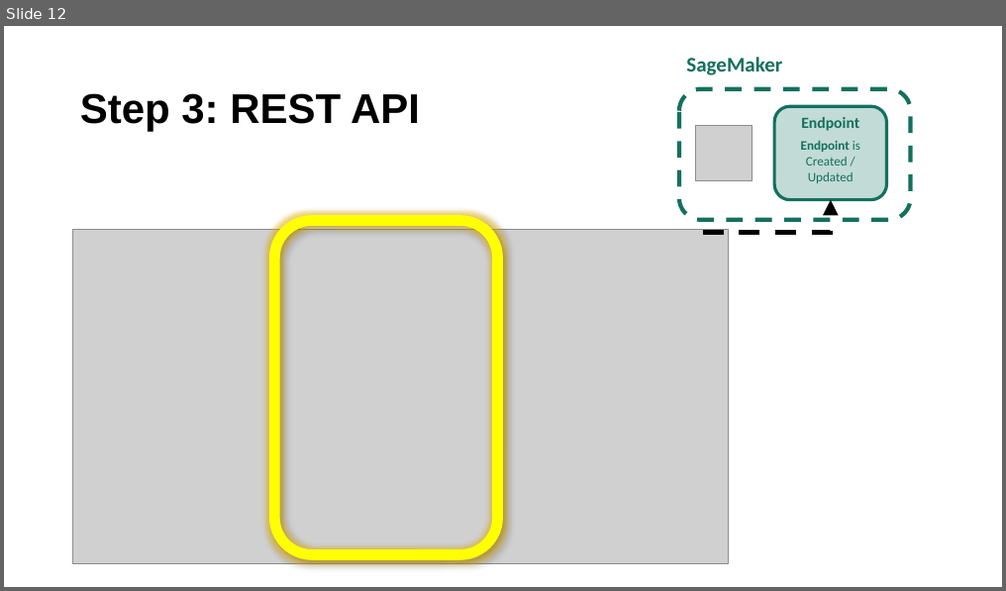
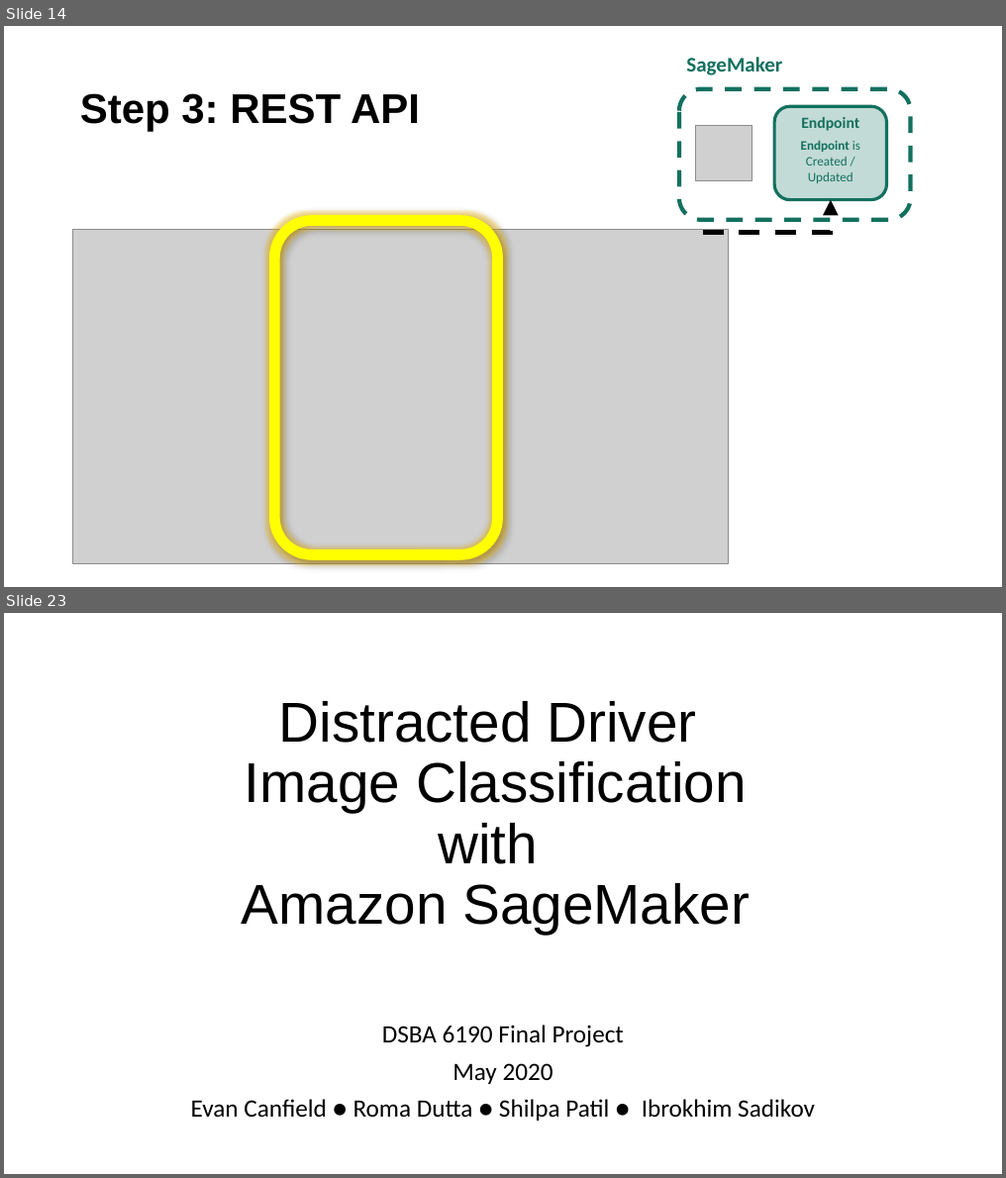
Before and after one commit to DSBA-6190-Final-Project-Team/DSBA-6190_Final-Project, a slide deck: presentation/Final Video Presentation.pptx. Shown one above the other, each under a label of ours: slide 12 before the commit, slides 14 and 23 after it; the slides between them are not shown. The pictures are 1006x591 and 1006x1178 pixels, drawn with LibreOffice and Linux fonts; fonts in the diff are those of the drawing; grey boxes stand for pictures. Boxes give left, top, right and bottom in pixels: in the first picture for what was removed or moved away, otherwise in the second. Text is boxed around its words. In the diff, an @@ line names an element or a change of style, - is before the commit and + after.

```diff
--- a/presentation/Final Video Presentation.pptx
+++ b/presentation/Final Video Presentation.pptx
@@ slide 23 added at (4,613,1002,1174), background #FFFFFF @@
@@ title added at (242,701,749,934), 54 pt, text #000000 @@
+Distracted Driver
+Image Classification
+with
+Amazon SageMaker
@@ subtitle added at (191,1025,815,1121), 24 pt, text #000000 @@
+DSBA 6190 Final Project
+May 2020
+Evan Canfield ● Roma Dutta ● Shilpa Patil ● Ibrokhim Sadikov
@@ what was slide 12 is now slide 14 @@
```
Also in this commit, not shown: 14 slides changed, 5 other slides added, 3 slides removed, 9 other files.
